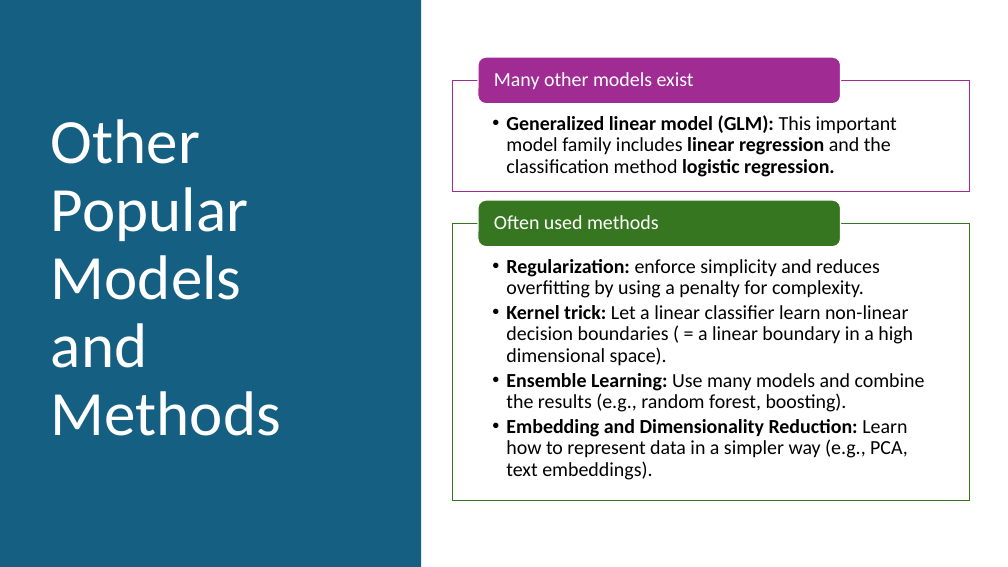
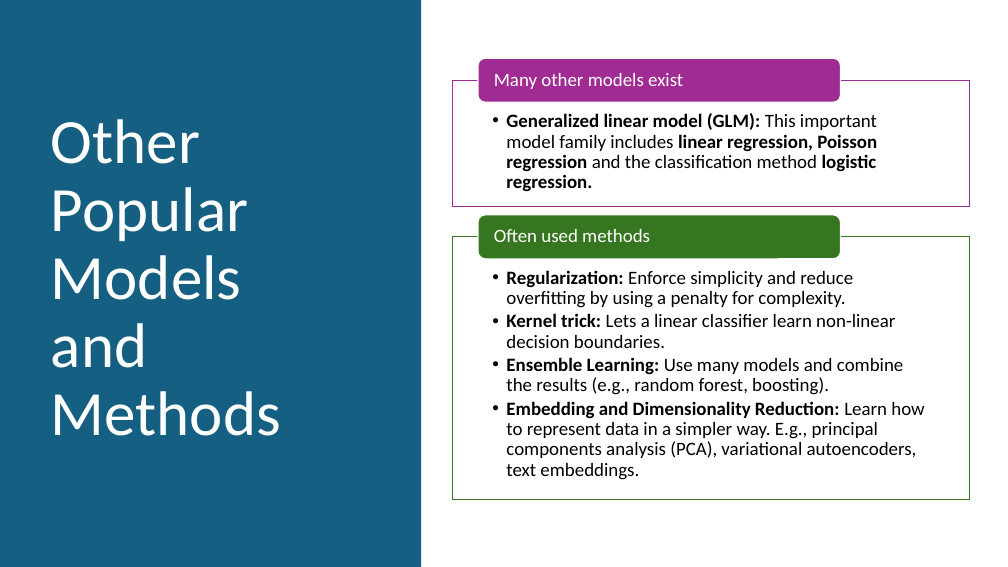
Before and after one commit to mhahsler/CS7320-AI, a slide deck: slide 33 of slides/19_ML_intro.pptx. Drawn at 1008x567 pixels with LibreOffice and Linux fonts; fonts in the diff are those of the drawing. Boxes give left, top, right and bottom in pixels: in the first picture for what was removed or moved away, otherwise in the second. Text is boxed around its words. In the diff, an @@ line names an element or a change of style, - is before the commit and + after.

```diff
--- a/slides/19_ML_intro.pptx
+++ b/slides/19_ML_intro.pptx
@@ rectangle resized from (x1=452, y1=80, x2=970, y2=191) to (x1=452, y1=80, x2=970, y2=206) @@
@@ text "Many other models exist" at (x1=494, y1=73, x2=683, y2=89): size 19 to 18 pt @@
@@ text at (x1=506, y1=113, x2=877, y2=192): text changed; size 19 to 18 pt @@
-  • Generalized linear model (GLM): This important model family includes linear regression and the classification method logistic regression.
+  • Generalized linear model (GLM): This important model family includes linear regression, Poisson regression and the classification method logistic regression.
@@ text "Regularization: Enforce simplicity and reduce ..." moved from (x1=506, y1=259, x2=925, y2=480) to (x1=506, y1=270, x2=924, y2=480) @@
@@ rectangle resized from (x1=452, y1=223, x2=970, y2=501) to (x1=452, y1=237, x2=970, y2=499) @@
@@ rounded rectangle moved from (x1=478, y1=200, x2=840, y2=247) to (x1=478, y1=215, x2=840, y2=259) @@
@@ text "Often used methods" at (x1=494, y1=229, x2=650, y2=242): size 19 to 18 pt @@
@@ text "Often used methods" moved from (x1=494, y1=215, x2=659, y2=229) to (x1=494, y1=229, x2=650, y2=242) @@
@@ text at (x1=506, y1=270, x2=895, y2=348): text changed; size 19 to 18 pt @@
-  • Regularization: enforce simplicity and reduces overfitting by using a penalty for complexity.
-  • Kernel trick: Let a linear classifier learn non-linear decision boundaries ( = a linear boundary in a high dimensional space).
+  • Regularization: Enforce simplicity and reduce overfitting by using a penalty for complexity.
+  • Kernel trick: Lets a linear classifier learn non-linear decision boundaries.
@@ text at (x1=506, y1=357, x2=903, y2=395): size 19 to 18 pt in "Ensemble Learning: Use many models and combine ..." @@
@@ text at (x1=506, y1=401, x2=924, y2=480): text changed; size 19 to 18 pt @@
-  • Embedding and Dimensionality Reduction: Learn how to represent data in a simpler way (e.g., PCA, text embeddings).
+  • Embedding and Dimensionality Reduction: Learn how to represent data in a simpler way. E.g., principal components analysis (PCA), variational autoencoders, text embeddings.
```
Also in this commit, not shown: 3 other slides changed, 1 other file.
